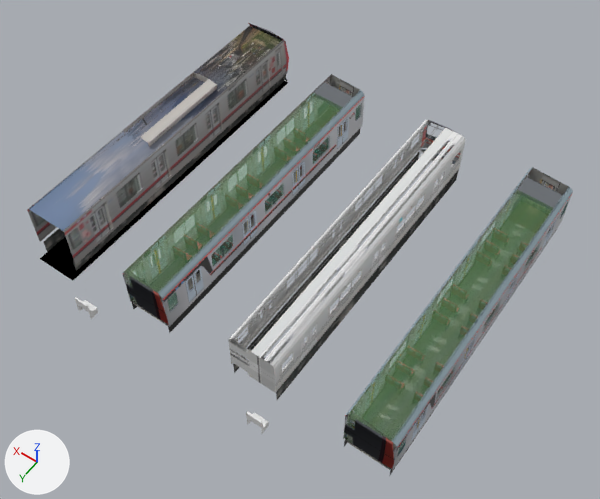
The Blender file モデリング/車両/70000/70090-2_TH.blend as it was, and as the next commit left it.
One viewpoint serves both versions: a camera (50 mm lens) standing at (-6.8, 23.8, 36.8) and looking at (9.4, 1.1, 1.1). Lighting does not change. The marker at lower left points along +X, +Y and +Z. The first picture is the older version.

Objects in the first picture: '13000-1', '13000-1.002', '13000-1.005', '13000-1.006', '13000-1.007', '70000tc1.027', '70000tc1.028', '平面.003', '平面.004', '立方体.001', '立方体.005', '立方体.006' and 14 more.
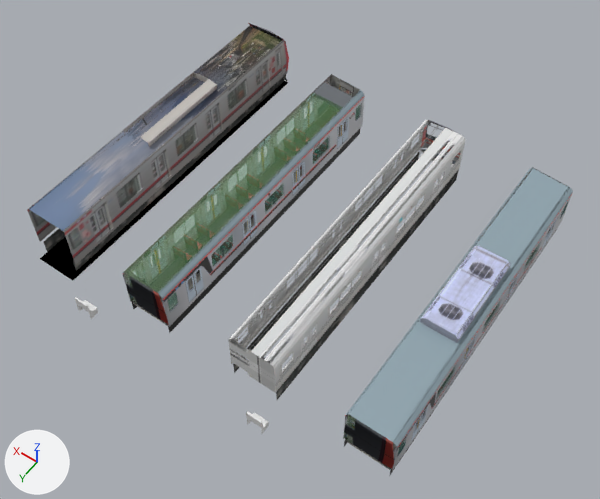
The edits, one by one:
Picture 'MT_90.png.001' (img_mt_90_png_001) is new.
Picture 'DSC00109p-0.png' (img_dsc00109p_0_png) is new.
Material 'マテリアル.018' (mat_マテリアル_018) is new.
Its texture is img_mt_90_png_001 (with its transparency).
Material 'マテリアル.119' (mat_マテリアル_119) is new.
Its texture is img_dsc00109p_0_png.
me_立方体_001 has 476 vertices, 222 faces, 10 loose edges and spans x -1.3..1.4, y -20.0..-1.3, z -1.0..1.8.
me_立方体_001 is used by ob_立方体_001; location (0.0, 10.28, 1.86).
me_立方体_001 part 1: the 1 face centred in x 0.0, y -6.5, z 1.8 switches from mat_マテリアル_003 (picture img_front_png) to mat_マテリアル_018 (picture img_mt_90_png_001).
me_立方体_001 part 2: texture (UV) coordinates of 2 of 222 faces, centred in x -1.0..0.0, y -10.4..-6.5, z 1.8, changed; they spanned u 0.0..0.96, v 0.5..1.0 and now span u 0.0..0.96, v 0.92..0.98.
me_立方体_001 gains material mat_マテリアル_018 (picture img_mt_90_png_001).
Mesh me_立方体_004 is new.
It has 16 vertices, 11 faces and spans x -0.74..0.74, y 4.66..9.97, z 3.39..3.95.
It uses material mat_マテリアル_119 (picture img_dsc00109p_0_png).
Object '立方体.002' (ob_立方体_002) is new; it shows me_立方体_004.
Its location is (0.1, 7.66, 0.18).
Its rotation in degrees is (0, 0, 180).
Its scale is (1.35, 1.0, 1.0).

What differs and where, as boxes (x1, y1, x2, y2) in the pictures (600 x 499 px):
'立方体.001', recoloured, surface changed: (346, 167, 571, 451) in both
'立方体.002', added: after (420, 246, 510, 343)
part 1 of me_立方体_001, recoloured (lighter): before (517, 177, 562, 208); after (349, 168, 568, 442)
part 2 of me_立方体_001, surface changed: before (392, 177, 570, 443); after (349, 168, 570, 443)
